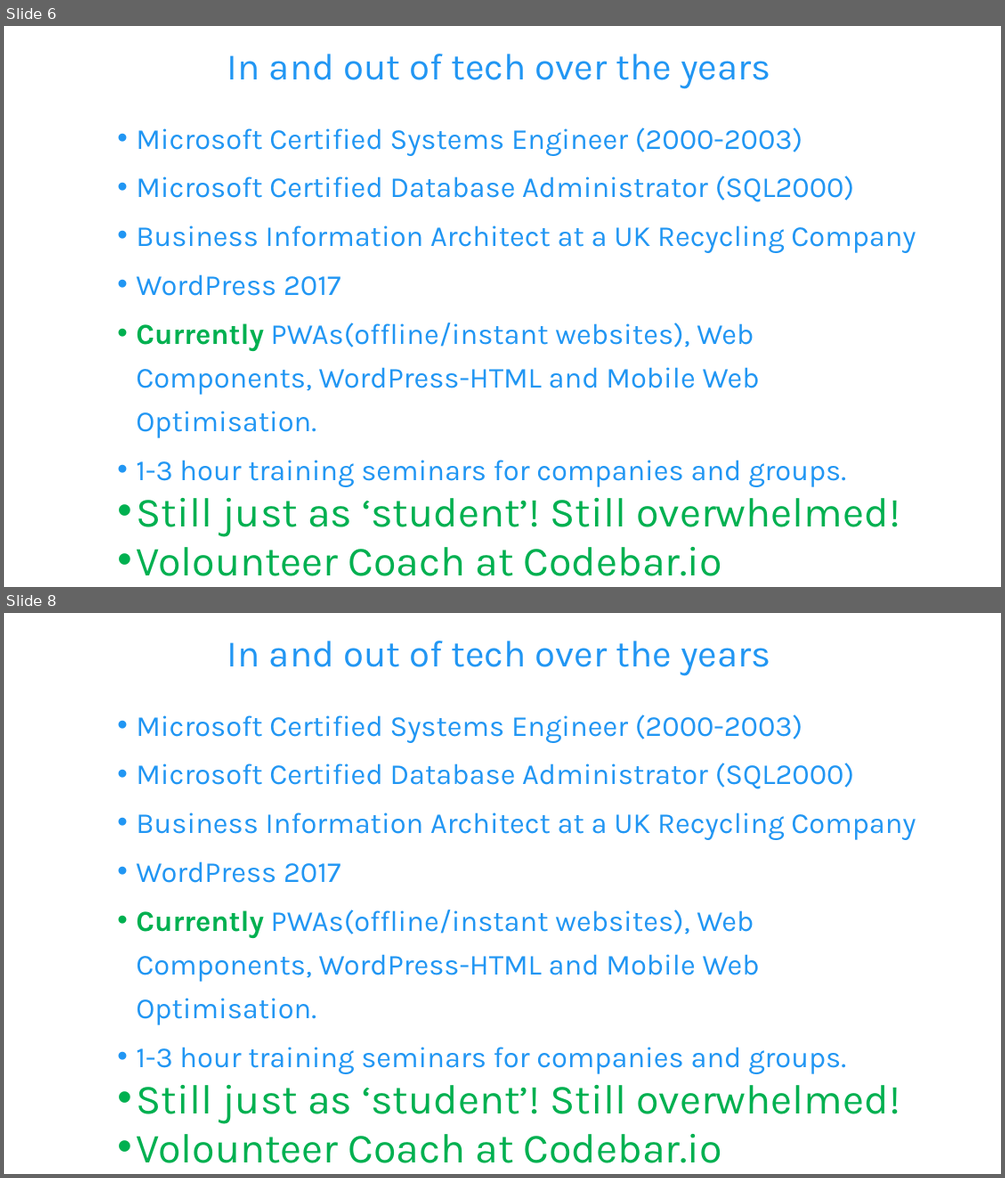
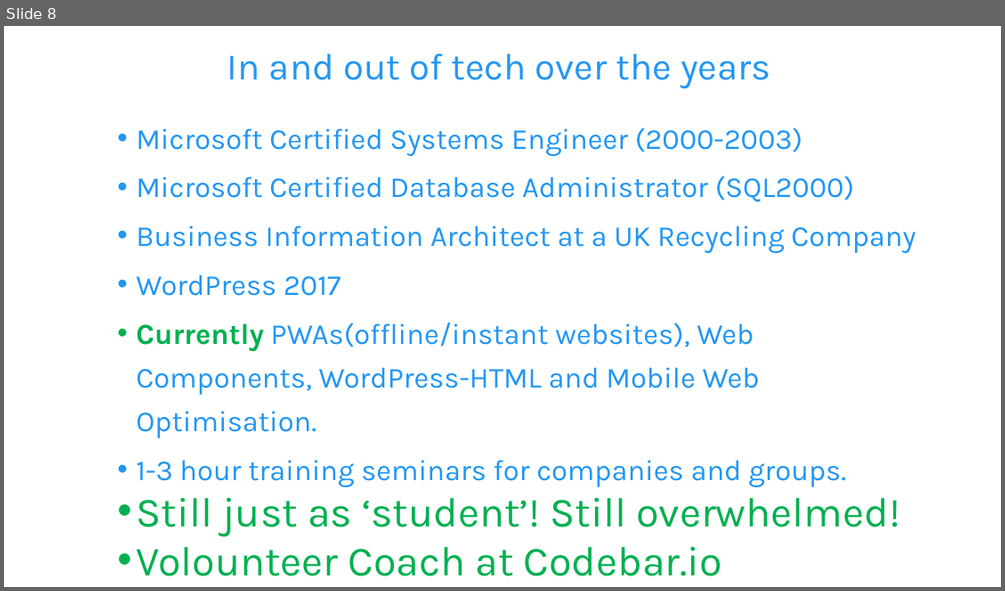
Before and after one commit to aniWeyn/pwa, a slide deck: PWA.pptx. Shown one above the other, each under a label of ours: slides 6 and 8 before the commit, slide 8 after it; the slides between them are not shown. The pictures are 1005x1178 and 1005x591 pixels, drawn with LibreOffice and Linux fonts; fonts in the diff are those of the drawing. Boxes give left, top, right and bottom in pixels: in the first picture for what was removed or moved away, otherwise in the second. Text is boxed around its words. In the diff, an @@ line names an element or a change of style, - is before the commit and + after.

```diff
--- a/PWA.pptx
+++ b/PWA.pptx
@@ slide 8 removed at (x1=4, y1=613, x2=1001, y2=1174), background #FFFFFF @@
@@ text removed at (x1=227, y1=641, x2=770, y2=676) @@
-In and out of tech over the years
@@ text removed at (x1=136, y1=714, x2=915, y2=1163) @@
-  • Microsoft Certified Systems Engineer (2000-2003)
-  • Microsoft Certified Database Administrator (SQL2000)
-  • Business Information Architect at a UK Recycling Company
-  • WordPress 2017
-  • Currently PWAs(offline/instant websites), Web Components, WordPress-HTML and Mobile Web Optimisation.
-  • 1-3 hour training seminars for companies and groups.
-  • Still just as ‘student’! Still overwhelmed!
-  • Volounteer Coach at Codebar.io (Brighton)
@@ what was slide 6 is now slide 8 @@
```
Also in this commit, not shown: 6 slides changed, 2 slides added, 2 other files.
